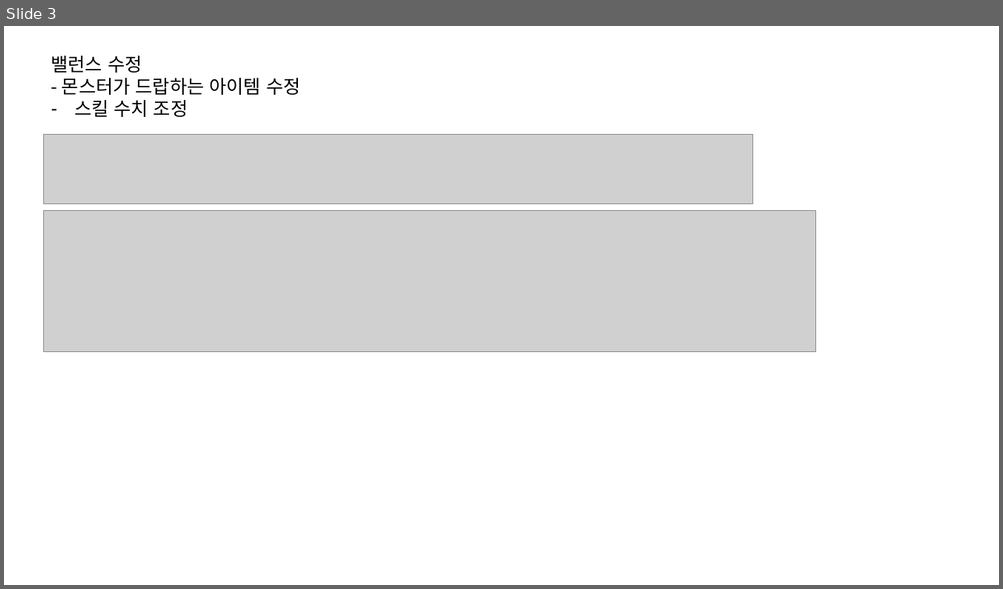
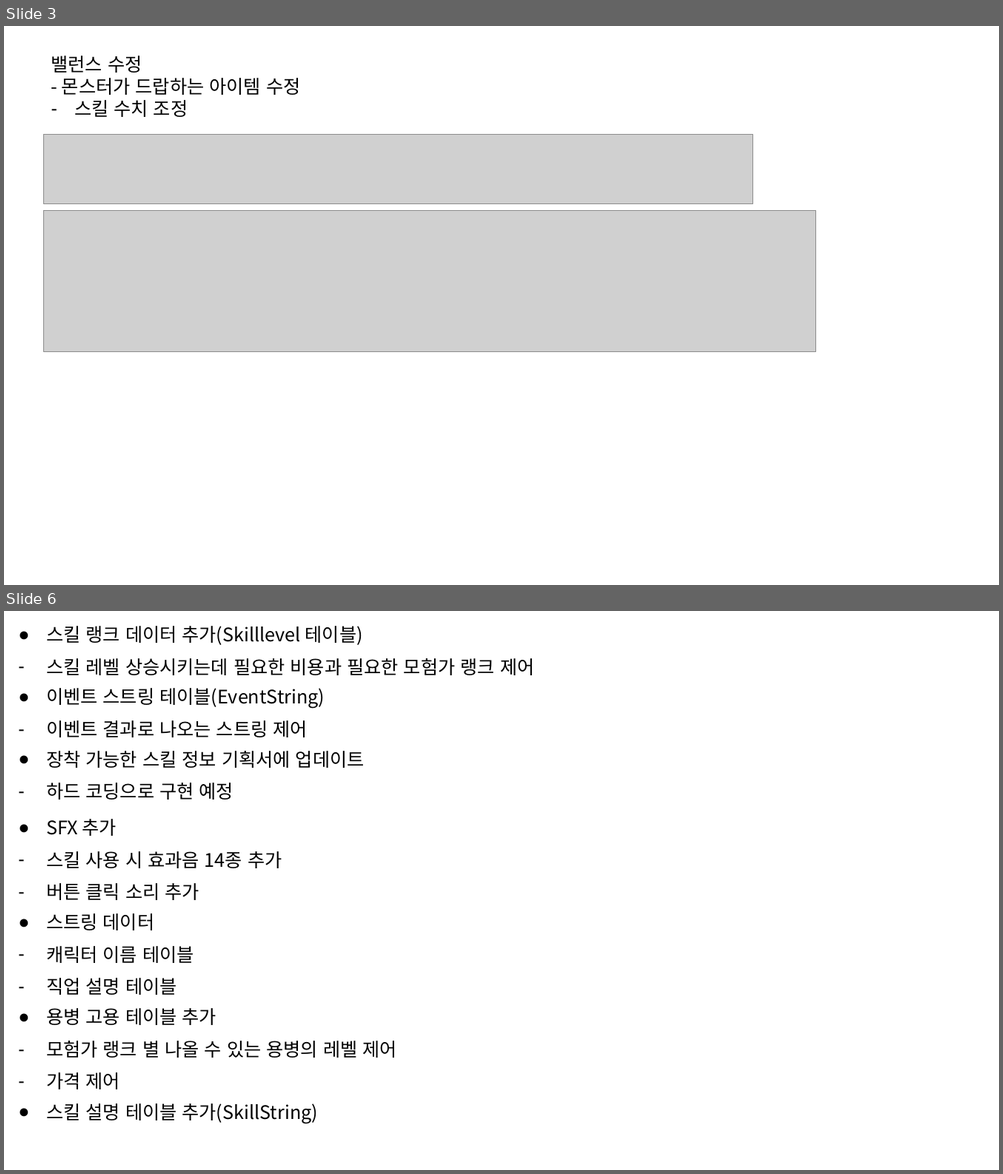
Before and after one commit to graduprojct/basefile, a slide deck: 문서/작업물.pptx. Shown one above the other, each under a label of ours: slide 3 before the commit, slides 3 and 6 after it; the slides between them are not shown. The pictures are 1003x589 and 1003x1174 pixels, drawn with LibreOffice and Linux fonts; fonts in the diff are those of the drawing; grey boxes stand for pictures. Boxes give left, top, right and bottom in pixels: in the first picture for what was removed or moved away, otherwise in the second. Text is boxed around its words. In the diff, an @@ line names an element or a change of style, - is before the commit and + after.

Commit message:
작업 내용 추가

```diff
--- a/문서/작업물.pptx
+++ b/문서/작업물.pptx
@@ slide 6 added at <box>4,611,999,1170</box>, background #FFFFFF @@
@@ text added at <box>46,626,534,675</box>, 18 pt, text #000000 @@
+● 스킬 랭크 데이터 추가(Skilllevel 테이블)
+– 스킬 레벨 상승시키는데 필요한 비용과 필요한 모험가 랭크 제어
@@ text added at <box>46,688,324,738</box>, 18 pt, text #000000 @@
+● 이벤트 스트링 테이블(EventString)
+– 이벤트 결과로 나오는 스트링 제어
@@ text added at <box>46,751,364,800</box>, 18 pt, text #000000 @@
+● 장착 가능한 스킬 정보 기획서에 업데이트
+– 하드 코딩으로 구현 예정
@@ text added at <box>46,819,282,900</box>, 18 pt, text #000000 @@
+● SFX 추가
+– 스킬 사용 시 효과음 14종 추가
+– 버튼 클릭 소리 추가
@@ text added at <box>46,914,194,995</box>, 18 pt, text #000000 @@
+● 스트링 데이터
+– 캐릭터 이름 테이블
+– 직업 설명 테이블
@@ text added at <box>46,1008,397,1090</box>, 18 pt, text #000000 @@
+● 용병 고용 테이블 추가
+– 모험가 랭크 별 나올 수 있는 용병의 레벨 제어
+– 가격 제어
@@ text added at <box>46,1104,318,1124</box>, 18 pt, text #000000 @@
+● 스킬 설명 테이블 추가(SkillString)
```
Also in this commit, not shown: 2 other slides added, 1 slide removed, 1 other file.
